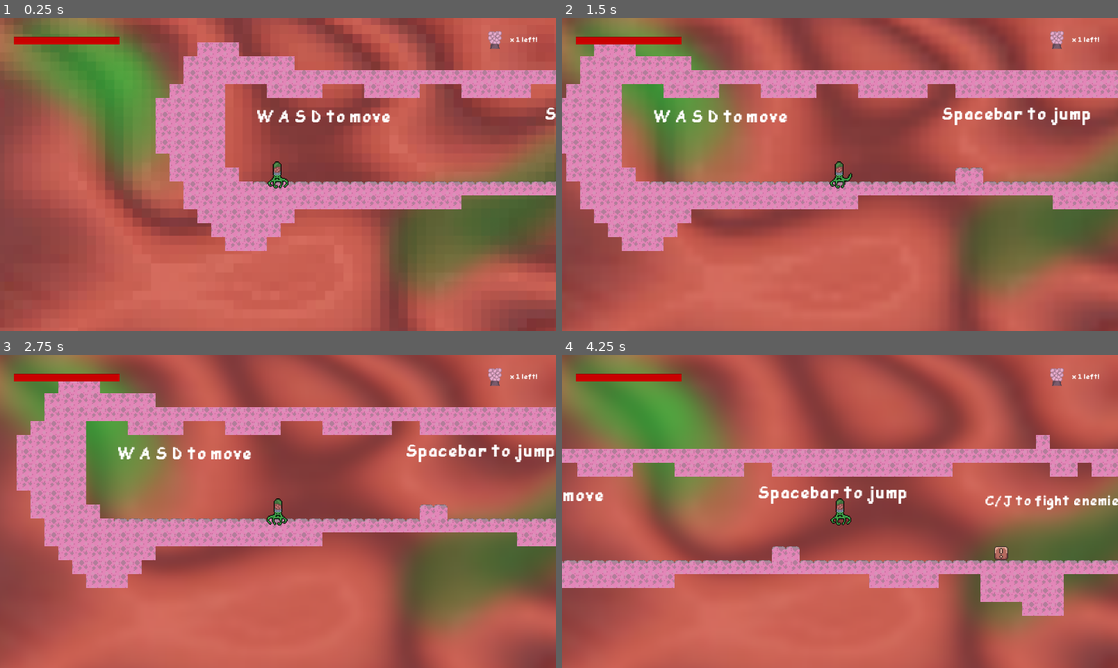
Above: before the commit, frames 1-4 (two rows, left to right).
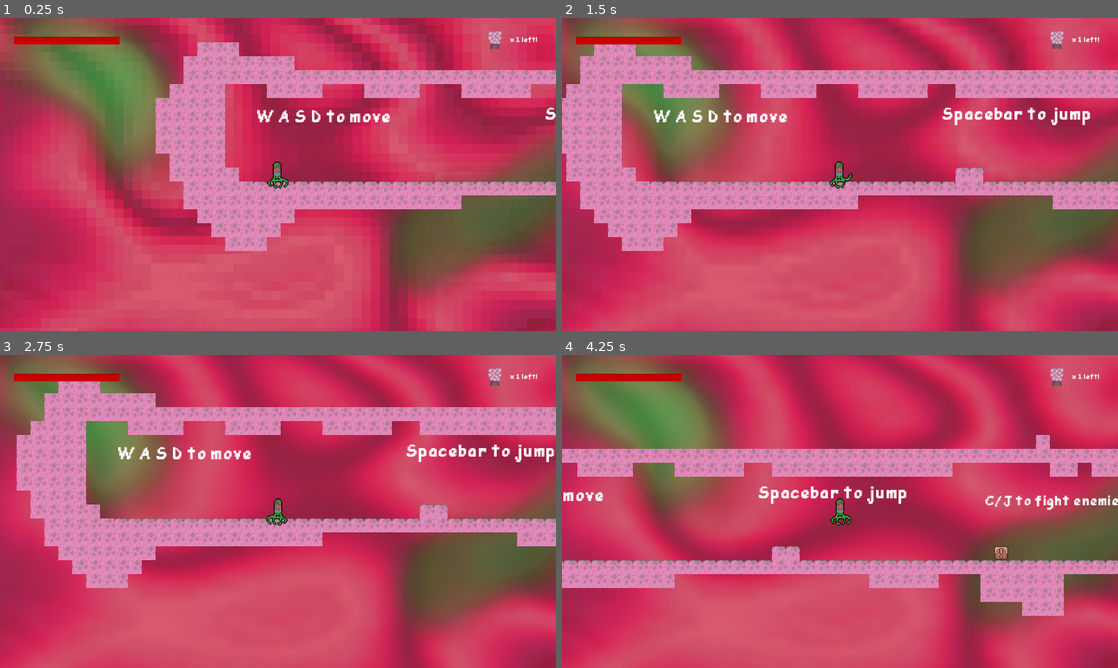
Above: after the commit, the same moments.

Repository: Esculero/Virus-Attack
Game: Godot game, scene res://Scenes/gameScenes/game_scene.tscn
Same seed, same stepped clock (60 frames per second), same inputs: the game is played once before the commit and once after it. Sound files missing from this copy of the repository are replaced by a short silence.
Inputs (mouse positions are in pixels of both pictures, inside the frame that each line leads up to):
- Up to frame 1 (0.25 s): no input
- Up to frame 2 (1.5 s): move the mouse to (962, 158) at 0.52 s; press the mouse at (962, 158) at 0.53 s; hold Right (move_right) from 0.53 s (still down); tap Up (jump) at 0.77 s; move the mouse to (728, 190) at 1.27 s; release the mouse at (728, 190) at 1.28 s; click (728, 190) at 1.35 s
- Up to frame 3 (2.75 s): tap Up (jump) at 1.52 s; move the mouse to (333, 442) at 2.02 s; release Right (move_right) at 2.03 s; press the mouse at (333, 442) at 2.03 s; hold Left (move_left) from 2.03 s (still down)
- Up to frame 4 (4.25 s): move the mouse to (812, 574) at 2.77 s; release Left (move_left) at 2.78 s; release the mouse at (812, 574) at 2.78 s; hold Right (move_right) from 2.78 s (still down); click (812, 574) at 2.85 s; tap Up (jump) at 3.02, 3.77 s; move the mouse to (1006, 558) at 3.52 s; press the mouse at (1006, 558) at 3.53 s

The runs differ from the first frame. In frame 1, 51% of the frame differs, in the area x 0-100%, y 0-100%; in frame 2, 50%; in frame 3, 51%; in frame 4, 55%.

Commit message:
made background more pink

Diff:
--- a/Scenes/background.tscn
+++ b/Scenes/background.tscn
@@ -1,11 +1,22 @@
-[gd_scene load_steps=7 format=3 uid="uid://dhu5gx0rcgp4r"]
+[gd_scene load_steps=7 format=3 uid="uid://2xl6772si8pu"]
 
-[ext_resource type="Texture2D" uid="uid://bc4obmris06id" path="res://Assets/sprites/parallax saturated background pack/01_ground.png" id="1_ltlj5"]
-[ext_resource type="Texture2D" uid="uid://cpdedhvrs42g8" path="res://Assets/sprites/parallax saturated background pack/02_trees and bushes.png" id="2_rymcx"]
-[ext_resource type="Texture2D" uid="uid://rugv5xu3n8wd" path="res://Assets/sprites/parallax saturated background pack/03_distant_trees.png" id="3_42s4r"]
-[ext_resource type="Texture2D" uid="uid://cskcn1g71aw6x" path="res://Assets/sprites/parallax saturated background pack/04_bushes.png" id="4_kopta"]
-[ext_resource type="Texture2D" uid="uid://dsf4t5clxxedd" path="res://Assets/sprites/parallax saturated background pack/05_hill1.png" id="5_wi0l6"]
-[ext_resource type="Texture2D" uid="uid://bdpstm44y271h" path="res://Assets/sprites/parallax saturated background pack/11_background.png" id="6_rymcx"]
+[sub_resource type="CompressedTexture2D" id="CompressedTexture2D_am4vs"]
+load_path = "res://.godot/imported/01_ground.png-da61a19ce8333df8ae50b0380fca0e53.ctex"
+
+[sub_resource type="CompressedTexture2D" id="CompressedTexture2D_sn1xx"]
+load_path = "res://.godot/imported/02_trees and bushes.png-8a0b40b4fb6489d7c547e24d40106622.ctex"
+
+[sub_resource type="CompressedTexture2D" id="CompressedTexture2D_pojwb"]
+load_path = "res://.godot/imported/03_distant_trees.png-942adaed306eb8771aa2e6f3c03bda8d.ctex"
+
+[sub_resource type="CompressedTexture2D" id="CompressedTexture2D_4aqey"]
+load_path = "res://.godot/imported/04_bushes.png-3e6a71ed334ad186cbe0ad8a6c94a4cb.ctex"
+
+[sub_resource type="CompressedTexture2D" id="CompressedTexture2D_xgxeb"]
+load_path = "res://.godot/imported/05_hill1.png-d21191cd496a87e0c22c6cb7a1e52a40.ctex"
+
+[sub_resource type="CompressedTexture2D" id="CompressedTexture2D_ltlj5"]
+load_path = "res://.godot/imported/11_background.png-a7d3c345015ba6046ecad0c8bbbe054a.ctex"
 
 [node name="Background" type="ParallaxBackground"]
 
@@ -14,28 +25,28 @@
 motion_mirroring = Vector2(2048, 0)
 
 [node name="Sprite2D" type="Sprite2D" parent="ParallaxLayer"]
-texture = ExtResource("1_ltlj5")
+texture = SubResource("CompressedTexture2D_am4vs")
 
 [node name="ParallaxLayer2" type="ParallaxLayer" parent="."]
 motion_scale = Vector2(0.2, 0.2)
 motion_mirroring = Vector2(2048, 0)
 
 [node name="Sprite2D" type="Sprite2D" parent="ParallaxLayer2"]
-texture = ExtResource("2_rymcx")
+texture = SubResource("CompressedTexture2D_sn1xx")
 
 [node name="ParallaxLayer3" type="ParallaxLayer" parent="."]
 motion_scale = Vector2(0.18, 0.18)
 motion_mirroring = Vector2(2048, 0)
 
 [node name="Sprite2D" type="Sprite2D" parent="ParallaxLayer3"]
-texture = ExtResource("3_42s4r")
+texture = SubResource("CompressedTexture2D_pojwb")
 
 [node name="ParallaxLayer4" type="ParallaxLayer" parent="."]
 motion_scale = Vector2(0.075, 0.075)
 motion_mirroring = Vector2(2048, 0)
 
 [node name="Sprite2D" type="Sprite2D" parent="ParallaxLayer4"]
-texture = ExtResource("4_kopta")
+texture = SubResource("CompressedTexture2D_4aqey")
 
 [node name="ParallaxLayer5" type="ParallaxLayer" parent="."]
 motion_scale = Vector2(0.085, 0.085)
@@ -43,7 +54,7 @@
 
 [node name="Sprite2D" type="Sprite2D" parent="ParallaxLayer5"]
 z_index = 1
-texture = ExtResource("5_wi0l6")
+texture = SubResource("CompressedTexture2D_xgxeb")
 
 [node name="ForeGround" type="ParallaxBackground" parent="."]
 layer = 1
@@ -53,4 +64,4 @@
 motion_mirroring = Vector2(240, 0)
 
 [node name="Sprite2D" type="Sprite2D" parent="ForeGround/ParallaxLayer"]
-texture = ExtResource("6_rymcx")
+texture = SubResource("CompressedTexture2D_ltlj5")
Binary file changed: Assets/sprites/backgrounds/lungsInsideFrame2.png
Binary file changed: Assets/sprites/backgrounds/lungsInsideFrame3.png
Binary file changed: Assets/sprites/backgrounds/lungsInsideFrame4.png
Binary file changed: Assets/sprites/backgrounds/mainMenuBG.png
Binary file removed: Assets/sprites/parallax saturated background pack/01_ground.png
Not shown, removed: Assets/sprites/parallax saturated background pack/01_ground.png.import
Binary file removed: Assets/sprites/parallax saturated background pack/02_trees and bushes.png
Not shown, removed: Assets/sprites/parallax saturated background pack/02_trees and bushes.png.import
Binary file removed: Assets/sprites/parallax saturated background pack/03_distant_trees.png
Not shown, removed: Assets/sprites/parallax saturated background pack/03_distant_trees.png.import
Binary file removed: Assets/sprites/parallax saturated background pack/04_bushes.png
Not shown, removed: Assets/sprites/parallax saturated background pack/04_bushes.png.import
(and 14 more such lines)
